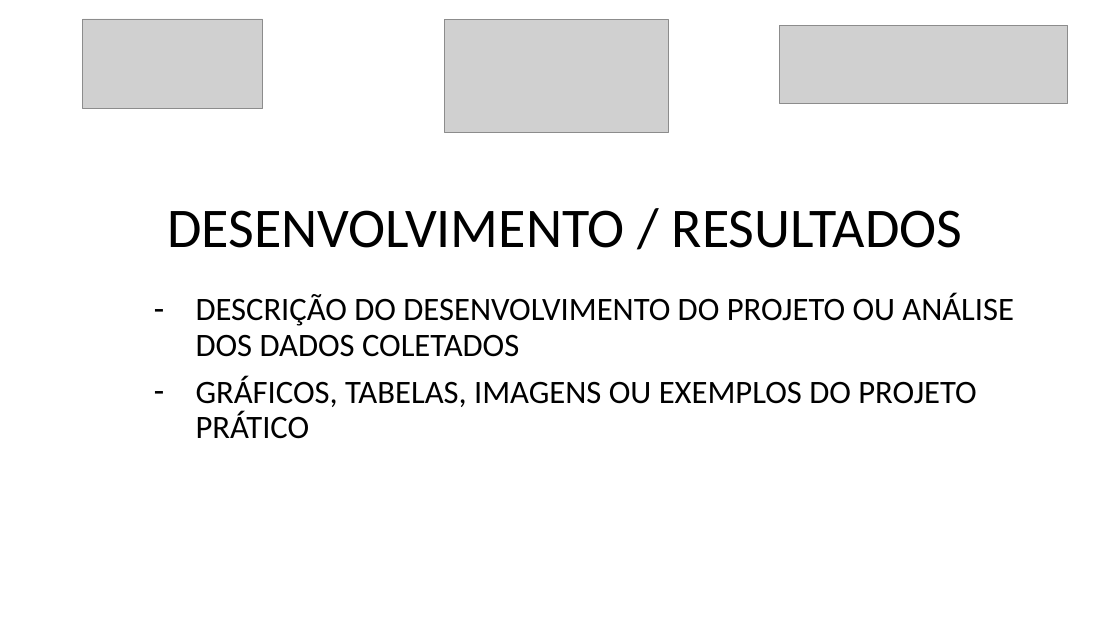
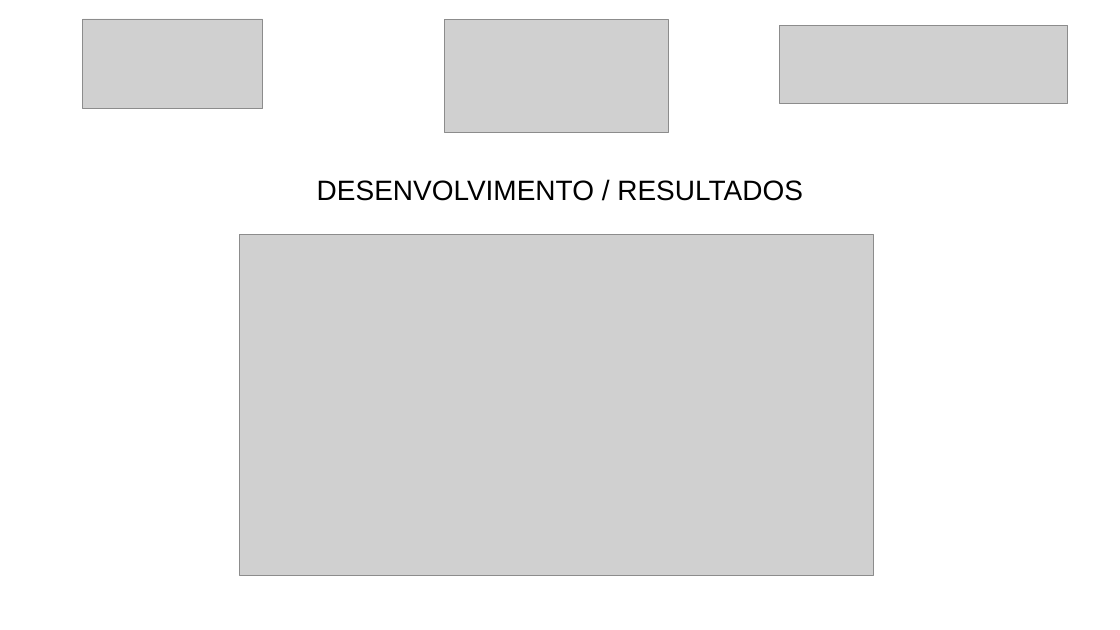
Before and after one commit to luanmenezesx/TCC-CCB, a slide deck: slide 7 of Modelo slides apresentação TCC.pptx. Drawn at 1120x630 pixels with LibreOffice and Linux fonts; fonts in the diff are those of the drawing; grey boxes stand for pictures. Boxes give left, top, right and bottom in pixels: in the first picture for what was removed or moved away, otherwise in the second. Text is boxed around its words. In the diff, an @@ line names an element or a change of style, - is before the commit and + after.

```diff
--- a/Modelo slides apresentação TCC.pptx
+++ b/Modelo slides apresentação TCC.pptx
@@ title "DESENVOLVIMENTO / RESULTADOS": place and size @@
-title "DESENVOLVIMENTO / RESULTADOS" at (167,210,963,248)
+title "DESENVOLVIMENTO / RESULTADOS" at (317,180,803,201)
@@ title "DESENVOLVIMENTO / RESULTADOS" at (317,180,803,201): size 48 to 24 pt, font Calibri to Arial @@
@@ picture added at (239,234,873,576) @@
@@ subtitle removed at (196,294,1014,439) @@
-– DESCRIÇÃO DO DESENVOLVIMENTO DO PROJETO OU ANÁLISE DOS DADOS COLETADOS
-– GRÁFICOS, TABELAS, IMAGENS OU EXEMPLOS DO PROJETO PRÁTICO
```
Also in this commit, not shown: 2 other slides changed, 1 slide added.
